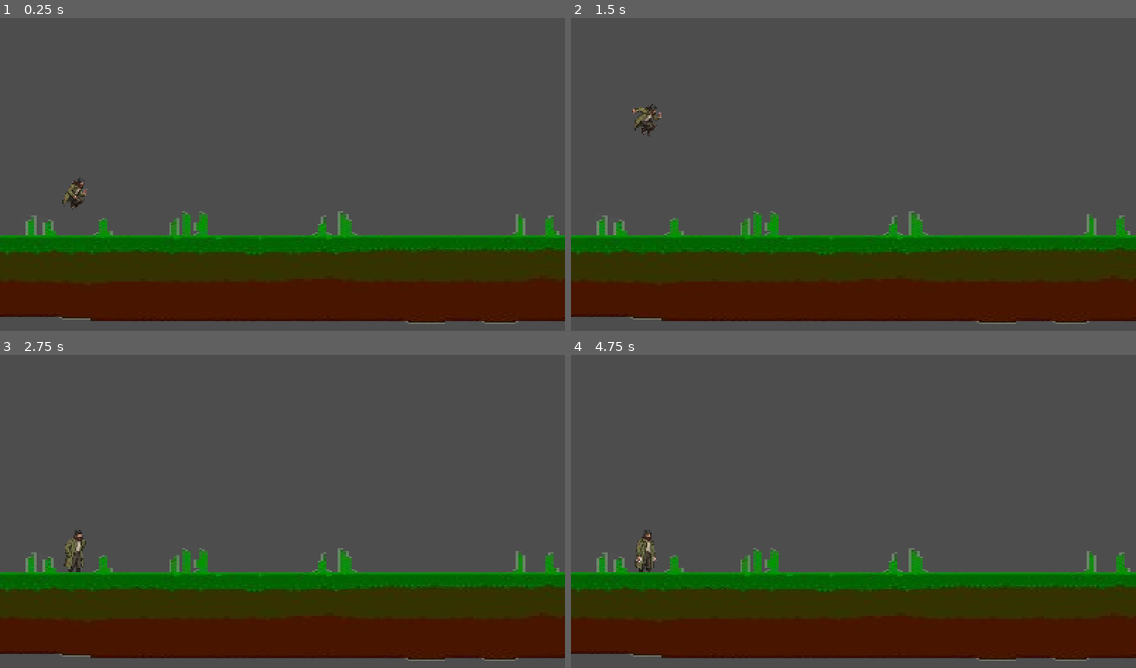
Above: before the commit, frames 1-4 (two rows, left to right).
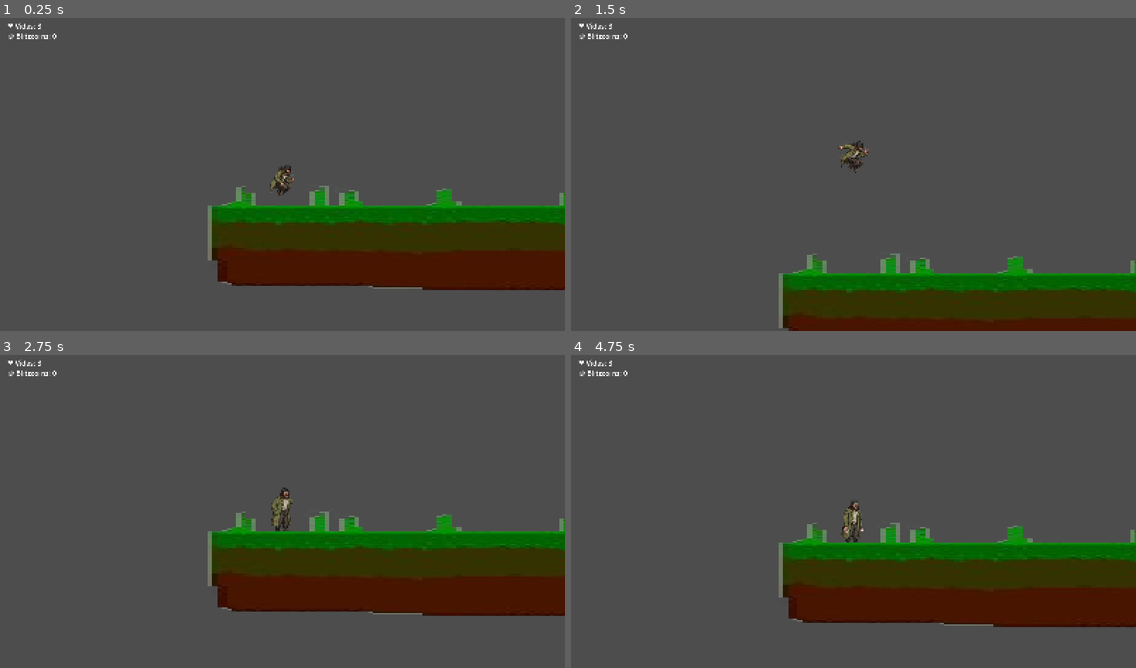
Above: after the commit, the same moments.

Repository: Pollo-Bermudez/Debitum-Vana
Game: Godot game, scene res://scenes/level_1.tscn
The game is run twice, just before and just after one commit, with the same random seed, the same clock (stepped at 60 frames per second) and the same inputs.
Inputs:
- Up to frame 1 (0.25 s): no input
- Up to frame 2 (1.5 s): tap Enter (ui_accept) at 0.5, 0.6 s; hold Right (ui_right) from 0.53 s (still down); tap Space (jump) at 0.77, 0.8, 1.07, 1.35 s
- Up to frame 3 (2.75 s): tap Space (jump) at 1.52, 1.82, 2.3 s; tap Enter (ui_accept) at 1.55, 2.1 s; release Right (ui_right) at 2.03 s; hold Left (ui_left) from 2.03 s (still down)
- Up to frame 4 (4.75 s): release Left (ui_left) at 2.78 s; hold Right (ui_right) 2.78-4.28 s; tap Enter (ui_accept) at 2.85, 4.35 s; tap Space (jump) at 3.02, 3.32, 3.6, 3.77, 4.07, 4.52 s; hold Left (ui_left) from 4.28 s (still down)

The runs differ from the first frame. In frame 1, 34% of the frame differs, in the area x 0-100%, y 1-98%; in frame 2, 30%; in frame 3, 38%; in frame 4, 34%.

Commit message:
Configuración de Camara 2D e implementación de HUD

Diff:
--- a/debitum-vanna/project.godot
+++ b/debitum-vanna/project.godot
@@ -12,7 +12,7 @@
 
 config/name="Debitum-Vanna"
 run/main_scene="uid://cnlcfua5os1sf"
-config/features=PackedStringArray("4.5", "Forward Plus")
+config/features=PackedStringArray("4.4", "Forward Plus")
 config/icon="res://icon.svg"
 
 [display]
--- /dev/null
+++ b/debitum-vanna/scenes/camera_2d.gd
@@ -0,0 +1,52 @@
+extends Camera2D
+
+extends CharacterBody2D
+
+@export var move_speed: float = 280.0
+@export var jump_speed: float = 780.0
+
+@onready var animated_sprite: AnimatedSprite2D = $AnimatedSprite2D
+@onready var camera: Camera2D = $Camera2D
+
+var gravity = ProjectSettings.get_setting("physics/2d/default_gravity")
+var is_facing_right = true
+
+func _ready():
+	camera.enabled = true
+	camera.position_smoothing_enabled = true
+
+func _physics_process(delta):
+	# Aplicar gravedad
+	if not is_on_floor():
+		velocity.y += gravity * delta
+
+	# Movimiento horizontal
+	var input_dir = Input.get_axis("ui_left", "ui_right")
+	velocity.x = input_dir * move_speed
+
+	# Salto
+	if Input.is_action_just_pressed("ui_accept") and is_on_floor():
+		velocity.y = -jump_speed
+
+	# Voltear sprite
+	if input_dir != 0:
+		is_facing_right = input_dir > 0
+		animated_sprite.flip_h = !is_facing_right
+
+	# Animaciones
+	update_animations()
+
+	# Mover
+	move_and_slide()
+
+func update_animations():
+	if is_on_floor():
+		if abs(velocity.x) > 0:
+			animated_sprite.play("run")
+		else:
+			animated_sprite.play("idle")
+	else:
+		if velocity.y < 0:
+			animated_sprite.play("jump")
+		else:
+			animated_sprite.play("fall")
--- a/debitum-vanna/scenes/character_body_2d.gd
+++ b/debitum-vanna/scenes/character_body_2d.gd
@@ -3,9 +3,16 @@
 @export var move_speed: float = 200.0
 @export var jump_speed: float = 700.0
 @onready var animated_sprite: AnimatedSprite2D = $AnimatedSprite
+@onready var camera: Camera2D = $Camera2D  # ← AGREGAR ESTA LÍNEA
 
 var is_facing_right = true
 var gravity = ProjectSettings.get_setting("physics/2d/default_gravity")
+
+func _ready():
+	# ← AGREGAR ESTA FUNCIÓN
+	camera.enabled = true
+	camera.position_smoothing_enabled = true
+	camera.position_smoothing_speed = 5.0
 
 func _physics_process(delta):
 	jump(delta)
--- /dev/null
+++ b/debitum-vanna/scenes/level_1.gd
@@ -0,0 +1,44 @@
+# En tu nivel principal (Level_1.gd)
+extends Node2D
+
+# Variables del juego
+var player_lives = 3
+var player_coins = 0
+var lives_label: Label
+var coins_label: Label
+
+func _ready():
+	create_instant_hud()
+
+func create_instant_hud():
+	# CanvasLayer
+	var hud = CanvasLayer.new()
+	add_child(hud)
+
+	# Vidas
+	lives_label = Label.new()
+	lives_label.position = Vector2(20, 20)
+	lives_label.text = "❤️ Vidas: " + str(player_lives)
+	lives_label.add_theme_font_size_override("font_size", 20)
+	hud.add_child(lives_label)
+
+	# Monedas
+	coins_label = Label.new()
+	coins_label.position = Vector2(20, 50)
+	coins_label.text = "🪙 Blitzcoins: " + str(player_coins)
+	coins_label.add_theme_font_size_override("font_size", 20)
+	hud.add_child(coins_label)
+
+# Llamar estas funciones cuando pase algo
+func add_coin():
+	player_coins += 1
+	coins_label.text = "🪙 Blitzcoins: " + str(player_coins)
+
+func lose_life():
+	player_lives -= 1
+	lives_label.text = "❤️ Vidas: " + str(player_lives)
+ #   if player_lives <= 0:
+ #       game_over()
+
+#func game_over():
+#    print("Game Over!")
--- a/debitum-vanna/scenes/level_1.tscn
+++ b/debitum-vanna/scenes/level_1.tscn
@@ -1,26 +1,29 @@
 [gd_scene load_steps=5 format=3 uid="uid://cnlcfua5os1sf"]
 
 [ext_resource type="PackedScene" uid="uid://bhiakd3rkh31t" path="res://scenes/character_body_2d.tscn" id="1_bswci"]
-[ext_resource type="Script" uid="uid://7uitorxkhwbx" path="res://scenes/character_body_2d.gd" id="2_5xbjy"]
+[ext_resource type="Script" uid="uid://bmm77aoiry4uw" path="res://scenes/level_1.gd" id="1_rus8k"]
 [ext_resource type="Texture2D" uid="uid://cc27c1yv1mr3d" path="res://ground.png" id="2_rus8k"]
 
 [sub_resource type="RectangleShape2D" id="RectangleShape2D_5xbjy"]
-size = Vector2(1761, 215)
+size = Vector2(3133, 215)
 
 [node name="level1" type="Node2D"]
+script = ExtResource("1_rus8k")
 
 [node name="Player" parent="." instance=ExtResource("1_bswci")]
-position = Vector2(214, 478)
-script = ExtResource("2_5xbjy")
+position = Vector2(105, 575)
+
+[node name="Camera2D" type="Camera2D" parent="Player"]
 
 [node name="StaticBody2D" type="StaticBody2D" parent="."]
+position = Vector2(609, 51)
 metadata/_edit_group_ = true
 
 [node name="Sprite2D" type="Sprite2D" parent="StaticBody2D"]
-position = Vector2(733, 750.00006)
-scale = Vector2(7.968057, 4.0125)
+position = Vector2(723, 750)
+scale = Vector2(13.85, 4.0125)
 texture = ExtResource("2_rus8k")
 
 [node name="CollisionShape2D" type="CollisionShape2D" parent="StaticBody2D"]
-position = Vector2(803.5, 744.5)
+position = Vector2(860.5, 744.5)
 shape = SubResource("RectangleShape2D_5xbjy")
Not shown, changed: debitum-vanna/Assets/poker-assets/chips/png/16px/pixel_chips_16px.png.import
Not shown, changed: debitum-vanna/Assets/poker-assets/chips/png/16px/pixel_chips_16px_1.png.import
Not shown, changed: debitum-vanna/Assets/poker-assets/chips/png/16px/pixel_chips_16px_2.png.import
Not shown, changed: debitum-vanna/Assets/poker-assets/chips/png/16px/pixel_chips_16px_3.png.import
Not shown, changed: debitum-vanna/Assets/poker-assets/chips/png/16px/pixel_chips_16px_4.png.import
Not shown, changed: debitum-vanna/Assets/poker-assets/chips/png/16px/pixel_chips_16px_5.png.import
Not shown, changed: debitum-vanna/Assets/poker-assets/chips/png/16px/pixel_chips_16px_6.png.import
Not shown, changed: debitum-vanna/Assets/poker-assets/chips/png/16px/pixel_chips_16px_7.png.import
Not shown, changed: debitum-vanna/Assets/poker-assets/chips/png/16px/pixel_chips_16px_8.png.import
Not shown, changed: debitum-vanna/Assets/poker-assets/chips/png/16px/pixel_chips_16px_blank.png.import
Not shown, changed: debitum-vanna/Assets/poker-assets/chips/png/16px/pixel_chips_16px_blank_1.png.import
Not shown, changed: debitum-vanna/Assets/poker-assets/chips/png/16px/pixel_chips_16px_blank_2.png.import
(and 206 more such lines)
